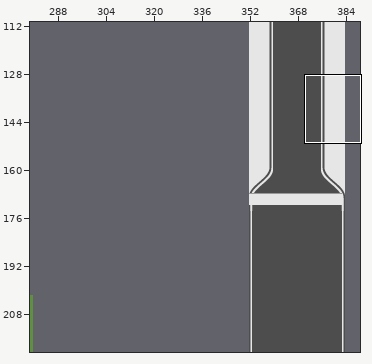
Tiled map, stored at desktop/basicTrack.tmx. The first picture is a wide view before the edit; the outline marks the close-up.
Close-up. Before the edit:
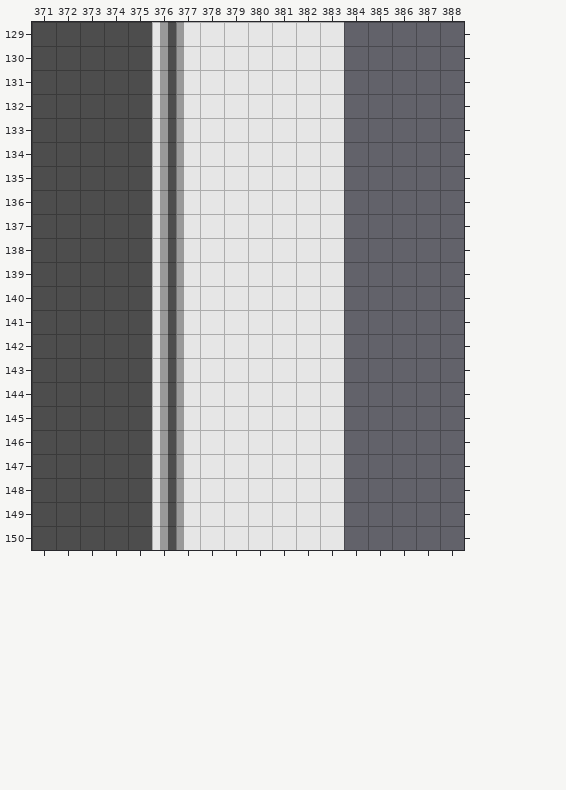
Cells are 3x3 px. Shown: x 371..388, y 129..150. The commit also changed other parts of the map, which this record leaves out.
After:
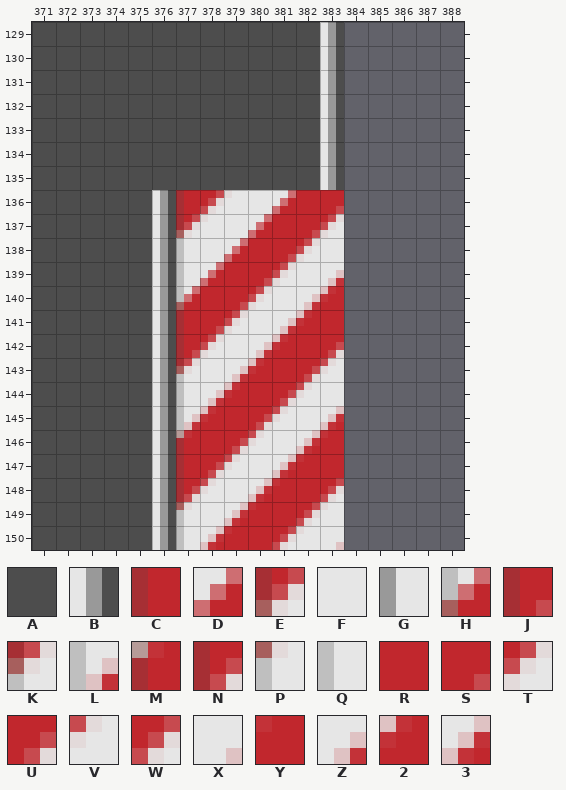
Key: from "192-racetrack-v5": A 18927, B 22153, C 28485, D 28489, E 28815, F 28824, G 28849, H 29805, J 30465, K 30795, L 31455, M 31785, N 32445, P 32775, Q 44689, R 62585, S 65569, T 65899, U 66562, V 66892, W 67884, X 89443, Y 92085, Z 94074, 2 94404, 3 97389.
_ is an empty cell.
Change:
Layer "Tile Layer 1":
Tile 2 replaces tile F in row 140 at x 383; in row 141 at x 382; in row 142 at x 381; in row 143 at x 380; in row 144 at x 379; in row 145 at x 378.
Tile 3 replaces tile F in row 145 at x 383; in row 146 at x 382; in row 147 at x 381; in row 148 at x 380; in row 149 at x 379; in row 150 at x 378.
Tile A replaces tile B in rows 129 to 135 at x 376.
Tile A replaces tile F in rows 129 to 135 at x 378 to 382.
Tile A replaces tile G in rows 129 to 135 at x 377.
Tile B replaces tile F in rows 129 to 135 at x 383.
Tile C replaces tile G in row 136 at x 377; in row 141 at x 377; in row 147 at x 377.
Tile D replaces tile F in row 136 at x 381; in row 137 at x 380; in row 138 at x 379; in row 139 at x 378.
Tile E replaces tile G in row 137 at x 377.
Tile H replaces tile G in row 140 at x 377.
Tile J replaces tile G in row 142 at x 377.
Tile K replaces tile G in row 143 at x 377.
Tile L replaces tile G in row 145 at x 377.
Tile M replaces tile G in row 146 at x 377.
Tile N replaces tile G in row 148 at x 377.
Tile P replaces tile G in row 149 at x 377.
Tile Q replaces tile G in rows 138 to 139 at x 377; in row 144 at x 377; in row 150 at x 377.
Tile R replaces tile F in row 136 at x 382; in row 137 at x 381; in row 138 at x 380; in row 139 at x 379; in row 140 at x 378; in row 141 at x 383.
Tile R replaces tile F in row 142 at x 382; in row 143 at x 381; in row 144 at x 380; in row 145 at x 379; in row 146 at x 378; in row 147 at x 383.
Tile R replaces tile F in row 148 at x 382; in row 149 at x 381; in row 150 at x 380.
Tile S replaces tile F in row 136 at x 383; in row 137 at x 382; in row 138 at x 381; in row 139 at x 380; in row 140 at x 379; in row 141 at x 378.
Tile T replaces tile F in row 137 at x 383; in row 138 at x 382; in row 139 at x 381; in row 140 at x 380; in row 141 at x 379; in row 142 at x 378.
Tile U replaces tile F in row 142 at x 383; in row 143 at x 382; in row 144 at x 381; in row 145 at x 380; in row 146 at x 379; in row 147 at x 378.
Tile V replaces tile F in row 143 at x 383; in row 144 at x 382; in row 145 at x 381; in row 146 at x 380; in row 147 at x 379; in row 148 at x 378.
Tile W replaces tile F in row 136 at x 378; in row 148 at x 383; in row 149 at x 382; in row 150 at x 381.
Tile X replaces tile F in row 150 at x 383.
Tile Y replaces tile F in row 146 at x 383; in row 147 at x 382; in row 148 at x 381; in row 149 at x 380; in row 150 at x 379.
Tile Z replaces tile F in row 139 at x 383; in row 140 at x 382; in row 141 at x 381; in row 142 at x 380; in row 143 at x 379; in row 144 at x 378.
Where, in picture pixels (left, top, right, bottom), the same in both close-ups:
changed: (152, 22, 344, 550)
